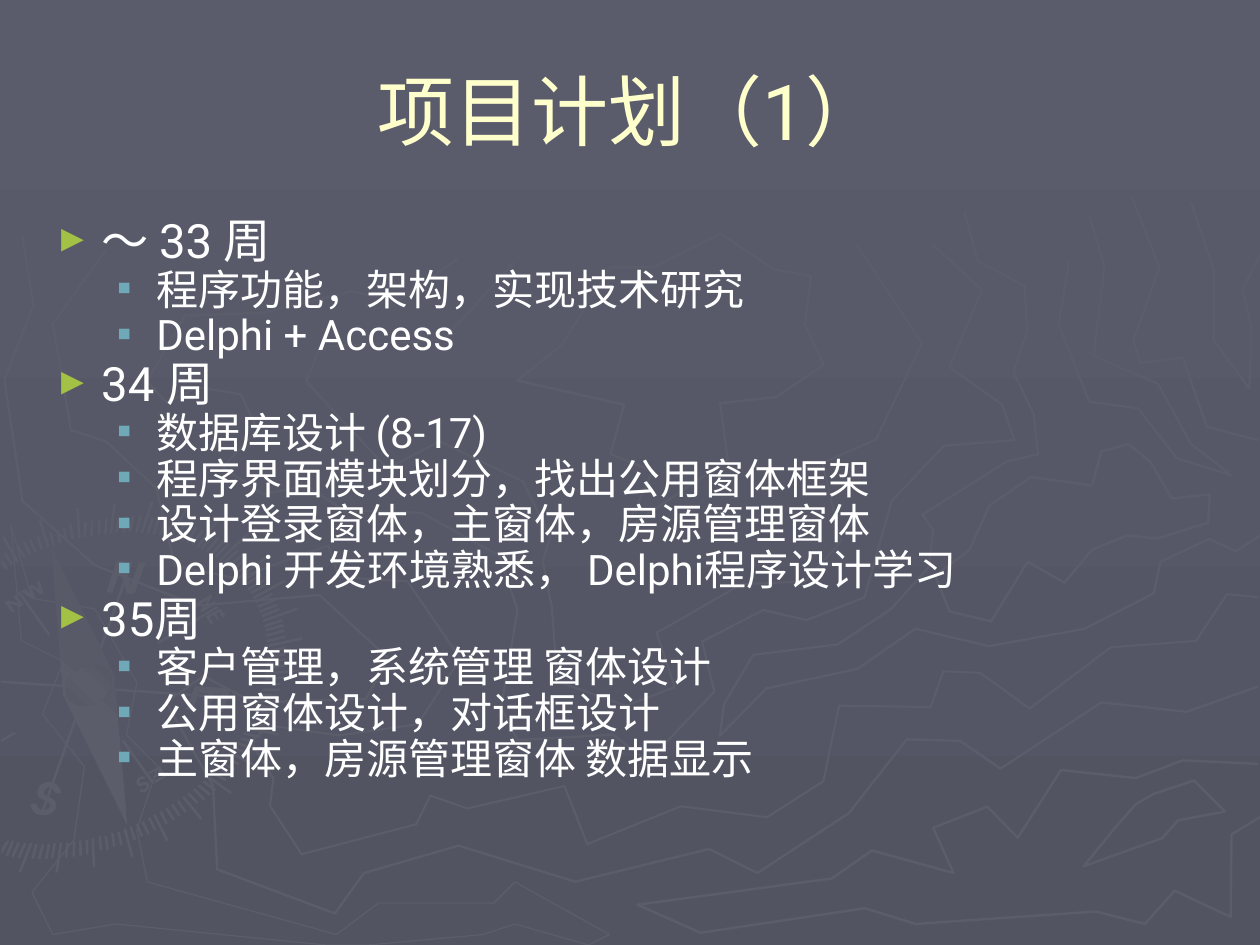
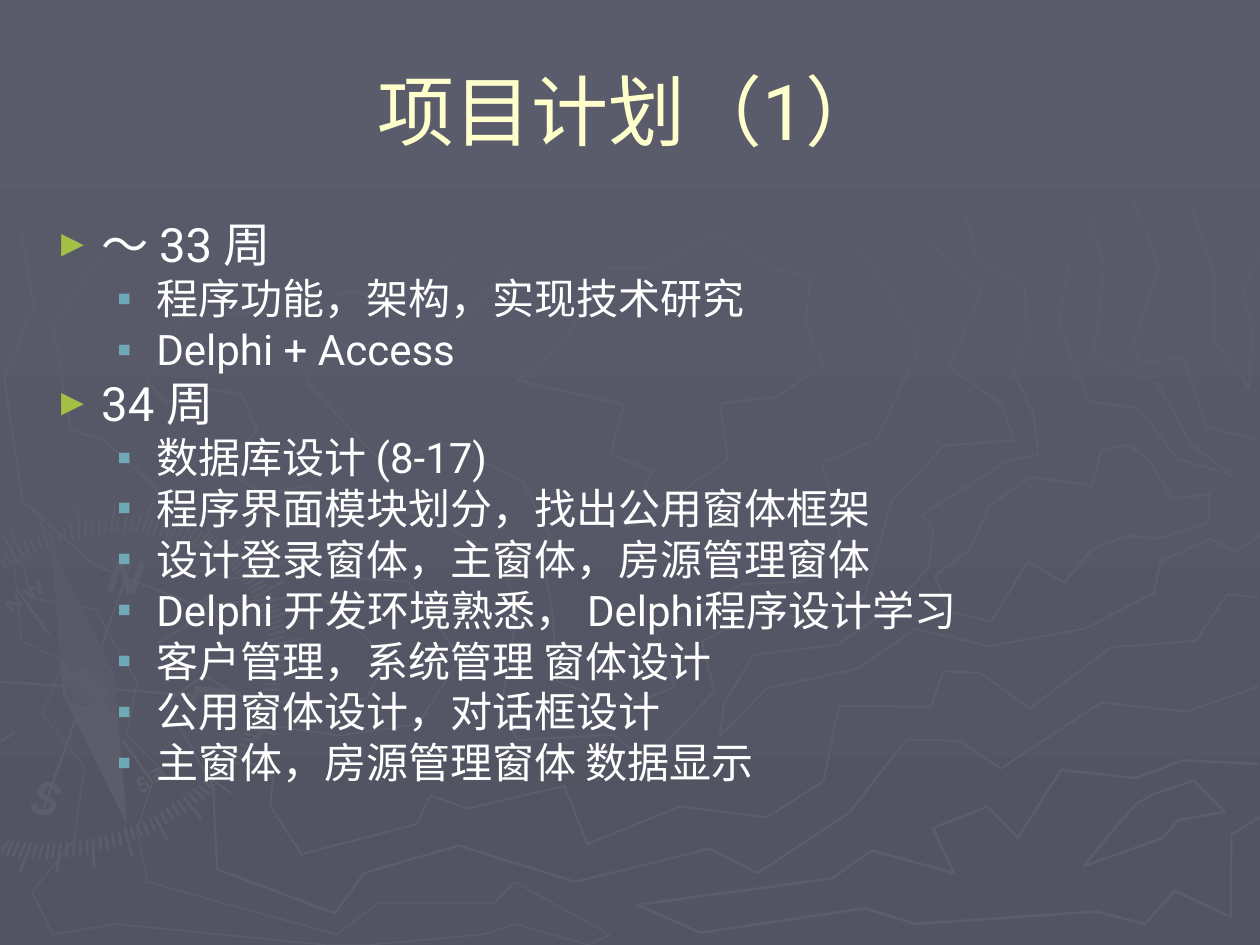
Before and after one commit to honj51/ideacode, a slide deck: slide 3 of doc/房产中介管理/项目计划.ppt. Drawn at 1260x945 pixels with LibreOffice and Linux fonts; fonts in the diff are those of the drawing. Boxes give left, top, right and bottom in pixels: in the first picture for what was removed or moved away, otherwise in the second. Text is boxed around its words. In the diff, an @@ line names an element or a change of style, - is before the commit and + after.

```diff
--- a/doc/房产中介管理/项目计划.ppt
+++ b/doc/房产中介管理/项目计划.ppt
@@ text "～ 33 周" at [101, 224, 956, 782]: line spacing 0.7 to 0.8 @@
@@ text at [101, 598, 201, 647]: paragraph removed @@
-► 35周
```
Also in this commit, not shown: 2 other slides changed, 4 other files.
